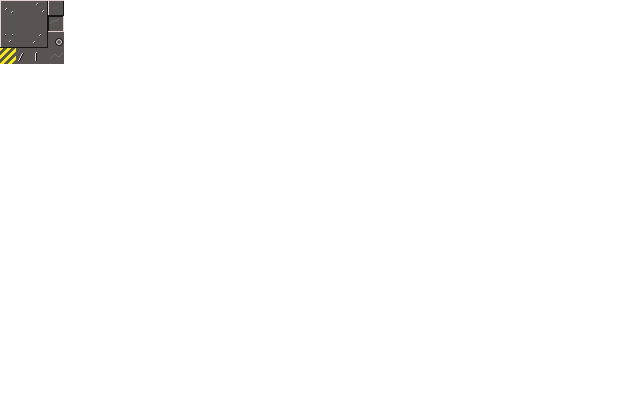
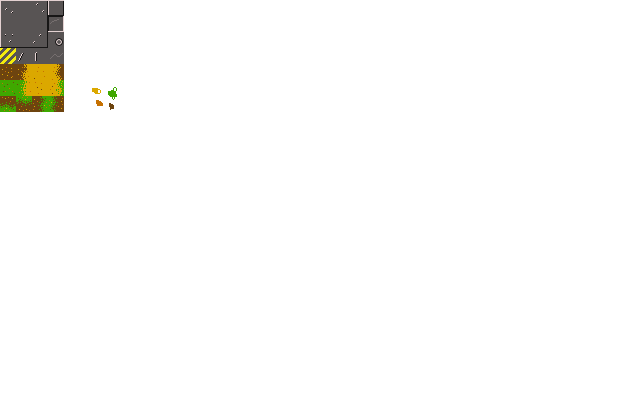
Revision of a layered 640 x 400 image; what changed, layer by layer:
added layer "outdoor" above "Bakgrund" over <box>0,64,117,112</box>
